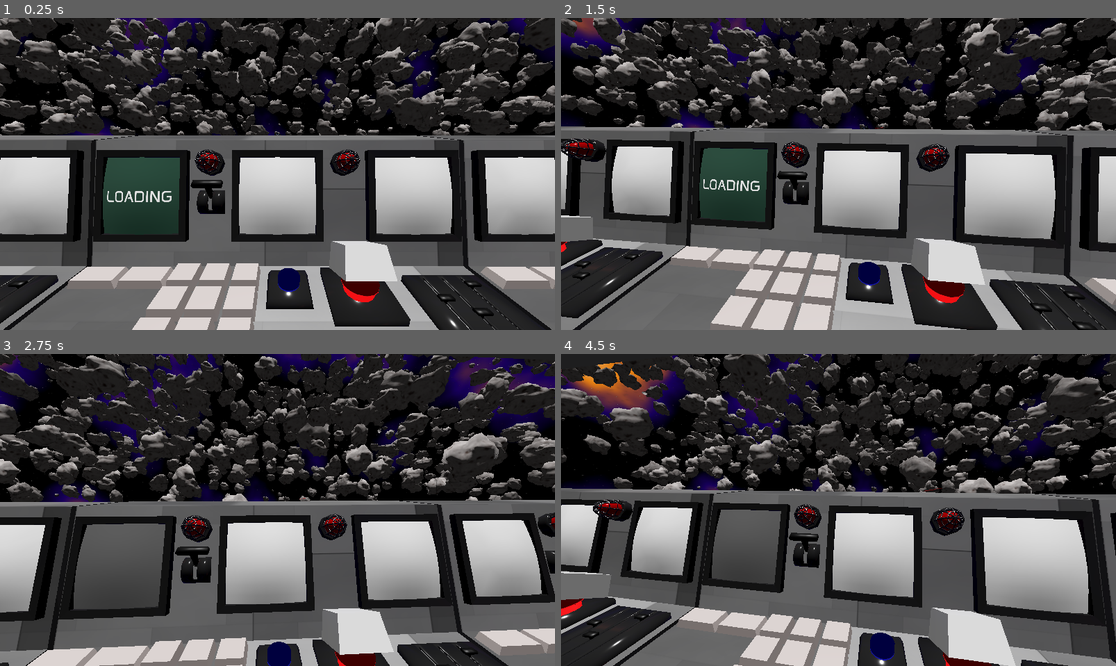
Above: before the commit, frames 1-4 (two rows, left to right).
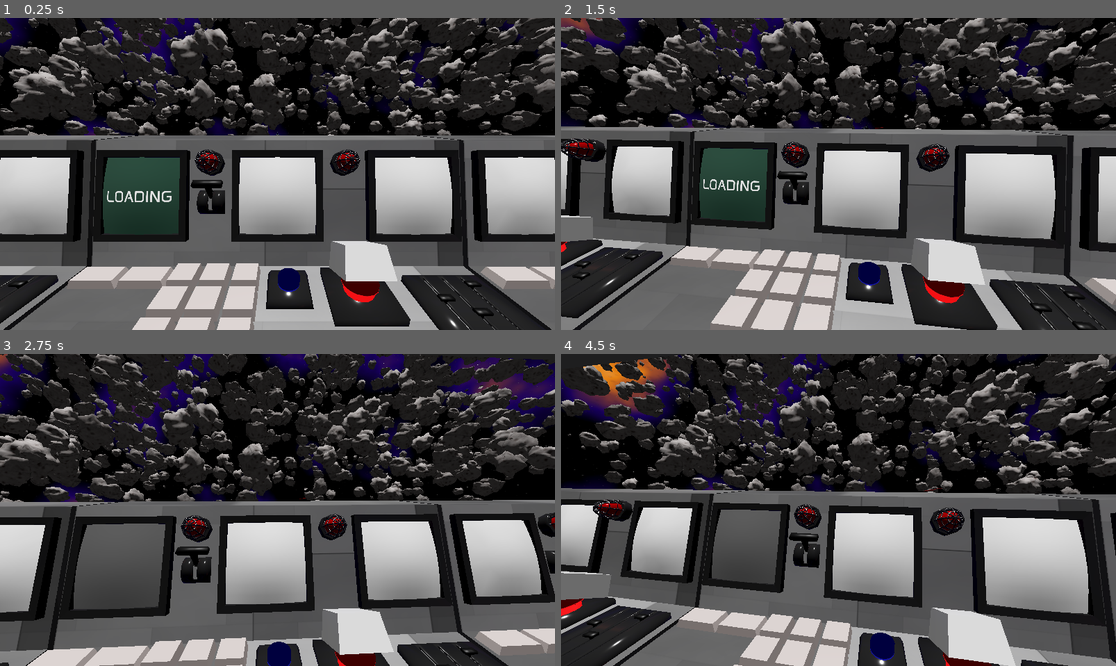
Above: after the commit, the same moments.

Repository: tmrupp/LD59
Game: Godot game, scene res://Scenes/command_center.tscn
The game is run twice, just before and just after one commit, with the same random seed, the same clock (stepped at 60 frames per second) and the same inputs.
Inputs (mouse positions are in pixels of both pictures, inside the frame that each line leads up to):
- Up to frame 1 (0.25 s): no input
- Up to frame 2 (1.5 s): tap Enter at 0.5 s; move the mouse to (960, 158) at 0.52 s; hold D 0.53-1.28 s; tap Space at 0.77 s; move the mouse to (727, 189) at 1.27 s; hold S from 1.28 s (still down)
- Up to frame 3 (2.75 s): tap Space at 1.52 s; move the mouse to (333, 441) at 2.02 s; release S at 2.03 s; hold D from 2.03 s (still down)
- Up to frame 4 (4.5 s): move the mouse to (810, 572) at 2.77 s; release D at 2.78 s; hold W 2.78-3.53 s; tap Space at 3.02, 3.77 s; move the mouse to (1005, 556) at 3.52 s; hold A from 3.53 s (still down); move the mouse to (672, 463) at 4.27 s

The runs differ from the first frame. In frame 1, 21% of the frame differs, in the area x 0-100%, y 0-38%; in frame 2, 19%; in frame 3, 26%, in the area x 0-100%, y 0-48%; in frame 4, 23%.

Commit message:
spawn ships on a timer, remove hardcoded asteroids

Diff:
--- a/Scenes/command_center.tscn
+++ b/Scenes/command_center.tscn
@@ -5,7 +5,6 @@
 [ext_resource type="Script" uid="uid://daftteavwxk0y" path="res://Scripts/camera_look.gd" id="2_kesst"]
 [ext_resource type="Script" uid="uid://k22dnw2707cg" path="res://Scripts/director.gd" id="4_dnagy"]
 [ext_resource type="PackedScene" uid="uid://de42481q0cwhl" path="res://Scenes/ship.tscn" id="4_escgk"]
-[ext_resource type="PackedScene" uid="uid://c0otna6ujbk57" path="res://Scenes/asteroid.tscn" id="5_yrvai"]
 
 [sub_resource type="FastNoiseLite" id="FastNoiseLite_h4dh8"]
 noise_type = 2
@@ -79,12 +78,6 @@
 [node name="Ship" parent="." unique_id=962295472 instance=ExtResource("4_escgk")]
 transform = Transform3D(1, 0, 0, 0, 1, 0, 0, 0, 1, 0, 0, -30)
 
-[node name="Asteroid" parent="." unique_id=129984092 instance=ExtResource("5_yrvai")]
-transform = Transform3D(1, 0, 0, 0, 1, 0, 0, 0, 1, 0, 0, -33.625)
-
-[node name="Asteroid2" parent="." unique_id=516984275 instance=ExtResource("5_yrvai")]
-transform = Transform3D(0.6143954, 0, -0.7889983, 0, 1, 0, 0.7889983, 0, 0.6143954, 1.7236578, 0, -34.065216)
-
 [node name="Director" type="Node3D" parent="." unique_id=312234527]
 script = ExtResource("4_dnagy")
 asteroid_count_desired = 1000
@@ -93,3 +86,4 @@
 asteroid_field_perturbation = 10.0
 ship_spawn_center = Vector3(0, 30, -130)
 ship_spawn_extents = Vector3(100, 20, 0)
+ship_spawn_cooldown = 10.0
--- a/Scripts/asteroid.gd
+++ b/Scripts/asteroid.gd
@@ -1,6 +1,8 @@
 extends Node3D
 
-@export var velocity = 1.0
+@export var velocity = 0.001
+@export var rotational_velocity : float = 0
+@export var rotational_axis : Vector3 = Vector3.UP # assumed to be normalized
 
 func change_color ():
 	await (get_tree().create_timer(2).timeout)
@@ -13,12 +15,10 @@
 
 	mat.albedo_color = Color.RED
 
-# Called when the node enters the scene tree for the first time.
 func _ready() -> void:
-	change_color()
-	pass # Replace with function body.
+	pass
 
-# Called every frame. 'delta' is the elapsed time since the previous frame.
 func _process(delta: float) -> void:
 	position += -transform.basis.z * velocity * delta
-	pass
+
+	rotate(rotational_axis, rotational_velocity * delta)
--- a/Scripts/director.gd
+++ b/Scripts/director.gd
@@ -34,9 +34,20 @@
 var asteroids : Array = []
 var ships : Array = []
 
+var ship_spawn_timer : float
+
 func _ready() -> void:
 	if not Engine.is_editor_hint():
 		init_asteroids()
+		ship_spawn_timer = 0.0
+
+func _process(delta: float) -> void:
+	if not Engine.is_editor_hint():
+		ship_spawn_timer += delta
+
+		if ship_spawn_timer >= ship_spawn_cooldown:
+			spawn_ship()
+			ship_spawn_timer = 0.0
 
 func init_asteroids():
 	# approximately how many asteroids in each dimensions to distribute them in a 3d grid
@@ -70,6 +81,11 @@
 				# set scale
 				new_asteroid.scale *= randfn(4, 2)
 
+				# randomly set rotational velocity
+				var rot_axis = get_random_on_unit_sphere()
+				new_asteroid.rotational_axis = rot_axis
+				new_asteroid.rotational_velocity = randfn(0, 0.01)
+
 func spawn_ship():
 	var new_ship = ship_prefab.instantiate()
 	add_child(new_ship)
--- a/Scripts/ship.gd
+++ b/Scripts/ship.gd
@@ -93,7 +93,7 @@
 
 func _process(delta: float) -> void:
 	position += -transform.basis.z * velocity * delta
-	print("position=", position)
+	#print("position=", position)
 
 # v should be Vector3.UP, DOWN, LEFT, RIGHT
 func turn(v: Vector3):
